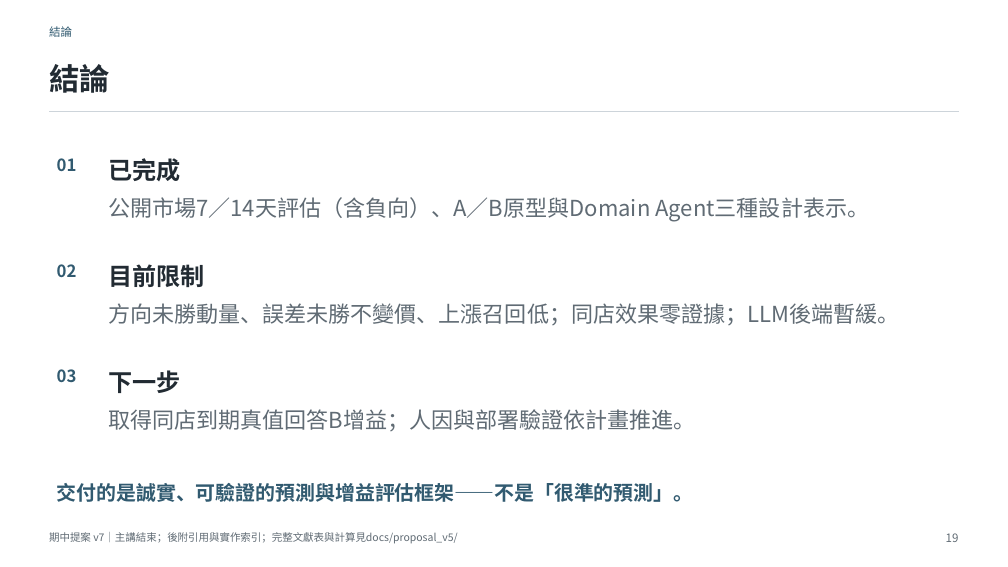
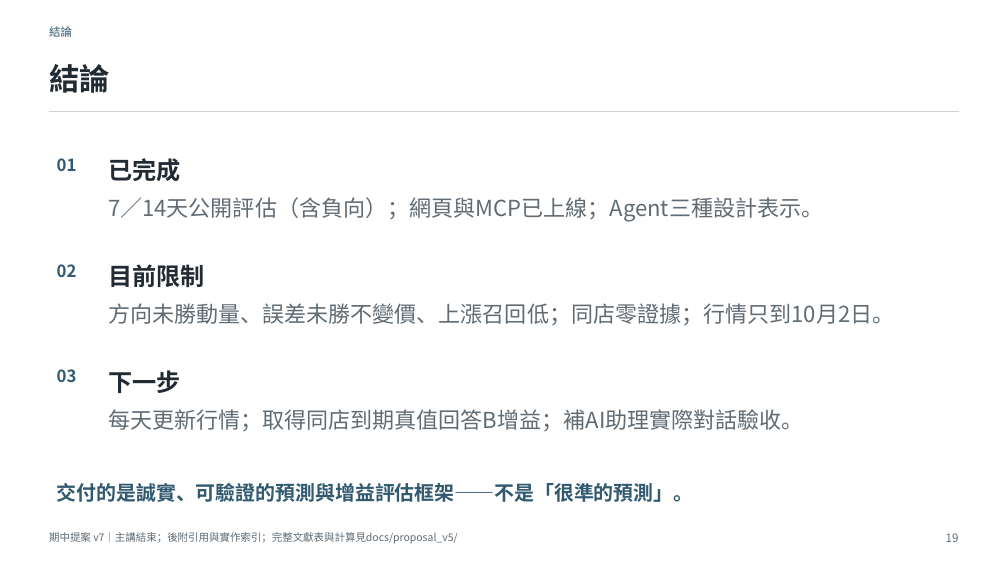
Before and after one commit to prometheans152/FreshMarketPriceForecastAgent, a slide deck: slide 19 of slides/proposal_v7/FMPA_Proposal_v7.pptx. Drawn at 1008x567 pixels with LibreOffice and Linux fonts; fonts in the diff are those of the drawing. Boxes give left, top, right and bottom in pixels: in the first picture for what was removed or moved away, otherwise in the second. Text is boxed around its words. In the diff, an @@ line names an element or a change of style, - is before the commit and + after.

```diff
--- a/slides/proposal_v7/FMPA_Proposal_v7.pptx
+++ b/slides/proposal_v7/FMPA_Proposal_v7.pptx
@@ text at [108, 197, 823, 222]: text changed @@
-公開市場7／14天評估（含負向）、A／B原型與Domain Agent三種設計表示。
+7／14天公開評估（含負向）；網頁與MCP已上線；Agent三種設計表示。
@@ text at [108, 303, 894, 325]: text changed @@
-方向未勝動量、誤差未勝不變價、上漲召回低；同店效果零證據；LLM後端暫緩。
+方向未勝動量、誤差未勝不變價、上漲召回低；同店零證據；行情只到10月2日。
@@ text at [108, 409, 804, 431]: text changed @@
-取得同店到期真值回答B增益；人因與部署驗證依計畫推進。
+每天更新行情；取得同店到期真值回答B增益；補AI助理實際對話驗收。
```
Also in this commit, not shown: 4 other slides changed, 1 slide added, 1 slide removed, 7 other files.
